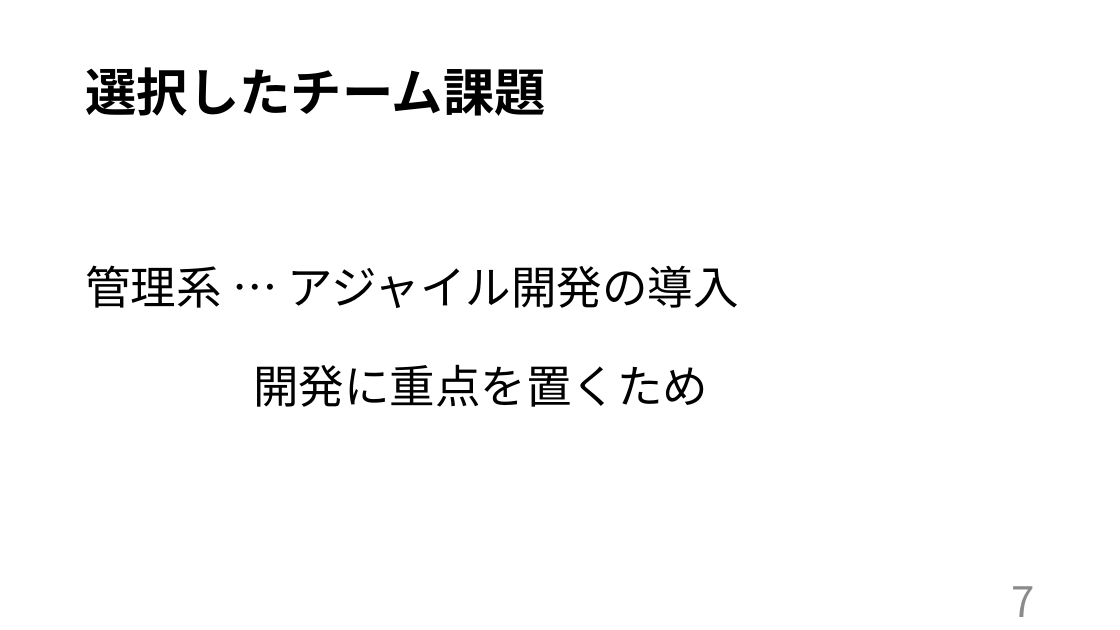
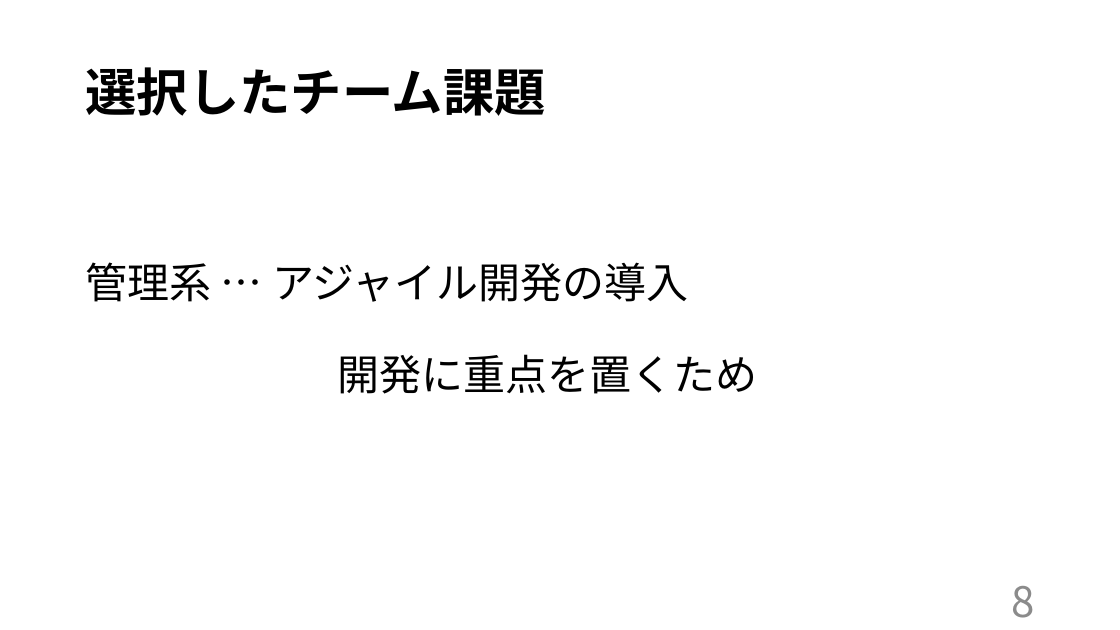
Before and after one commit to kazukiyoshida96/PM-, a slide deck: slide 9 of ＰＭ学科専用2.pptx. Drawn at 1120x630 pixels with LibreOffice and Linux fonts; fonts in the diff are those of the drawing. Boxes give left, top, right and bottom in pixels: in the first picture for what was removed or moved away, otherwise in the second. Text is boxed around its words. In the diff, an @@ line names an element or a change of style, - is before the commit and + after.

```diff
--- a/ＰＭ学科専用2.pptx
+++ b/ＰＭ学科専用2.pptx
@@ text "管理系 … アジャイル開発の導入" at (x1=85, y1=262, x2=757, y2=394): size 39 to 36 pt @@
@@ text at (x1=1011, y1=586, x2=1034, y2=618): text changed @@
-7
+8
```
Also in this commit, not shown: 11 other slides changed, 1 slide added.
